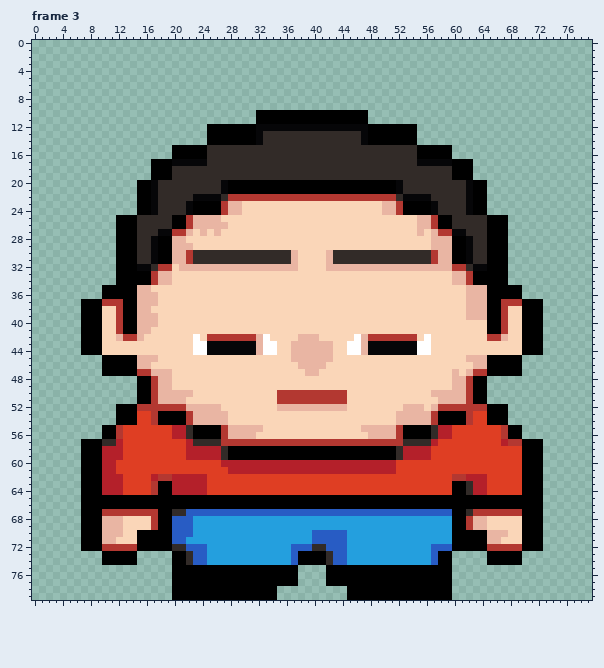
Edited in one commit: animated GIF sprite (src/main/resources/Player1/standing.gif). The picture above is the old version.
The file is 80x80 pixels, 4 frames. Shown: frame 3. The commit also changed other frames, which this record leaves out.
Now the later version:
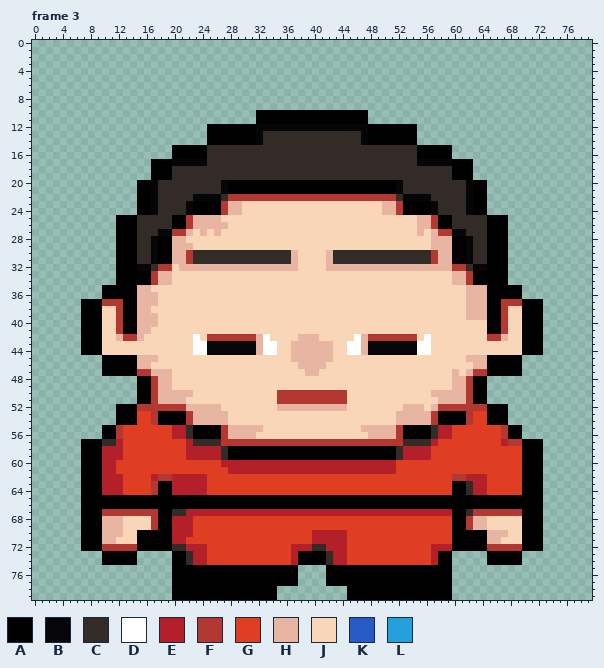
Palette (. is transparent): A #000000  B #060608  C #322b28  D #ffffff  E #b4202a  F #b33831  G #df3e23  H #e9b5a3  J #fad6b8  K #285cc4  L #249fde
What changed:
--- frame 3
@@ x 18..61 @@
 66 AAAAAAAAAAAAAAAAAAAAAAAAAAAAAAAAAAAAAAAAAAAA
-67 AACCKKKKKKKKKKKKKKKKKKKKKKKKKKKKKKKKKKKKKKAA
-68 AAKKKLLLLLLLLLLLLLLLLLLLLLLLLLLLLLLLLLLLLLAA
-69 AAKKKLLLLLLLLLLLLLLLLLLLLLLLLLLLLLLLLLLLLLAA
-70 AAKKKLLLLLLLLLLLLLLLLLKKKKKLLLLLLLLLLLLLLLAA
-71 AAKKLLLLLLLLLLLLLLLLLLKKKKKLLLLLLLLLLLLLLLAA
-72 AACCKKKLLLLLLLLLLLLKKKCCKKKLLLLLLLLLLLLKKKAA
-73 ..AACKKLLLLLLLLLLLLKAAAACKKLLLLLLLLLLLLKAA..
-74 ..AACKKLLLLLLLLLLLLKAAAACKKLLLLLLLLLLLLKAA..
+67 AACCEEEEEEEEEEEEEEEEEEEEEEEEEEEEEEEEEEEEEEAA
+68 AAEEEGGGGGGGGGGGGGGGGGGGGGGGGGGGGGGGGGGGGGAA
+69 AAEEEGGGGGGGGGGGGGGGGGGGGGGGGGGGGGGGGGGGGGAA
+70 AAEEEGGGGGGGGGGGGGGGGGEEEEEGGGGGGGGGGGGGGGAA
+71 AAEEGGGGGGGGGGGGGGGGGGEEEEEGGGGGGGGGGGGGGGAA
+72 AACCEEEGGGGGGGGGGGGEEECCEEEGGGGGGGGGGGGEEEAA
+73 ..AACEEGGGGGGGGGGGGEAAAACEEGGGGGGGGGGGGEAA..
+74 ..AACEEGGGGGGGGGGGGEAAAACEEGGGGGGGGGGGGEAA..
 75 ..AAAAAAAAAAAAAAAAAA....AAAAAAAAAAAAAAAAAA..
